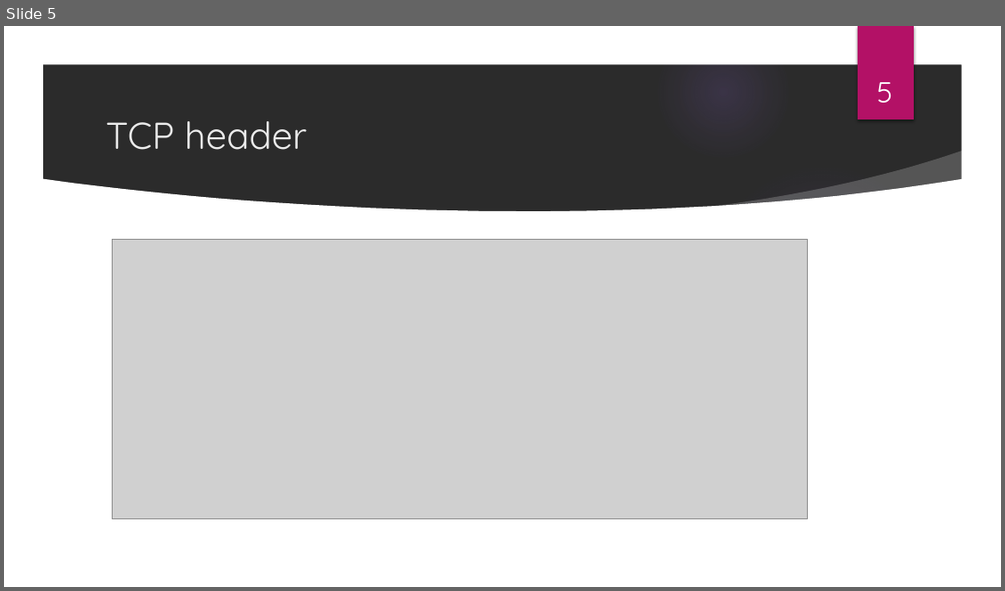
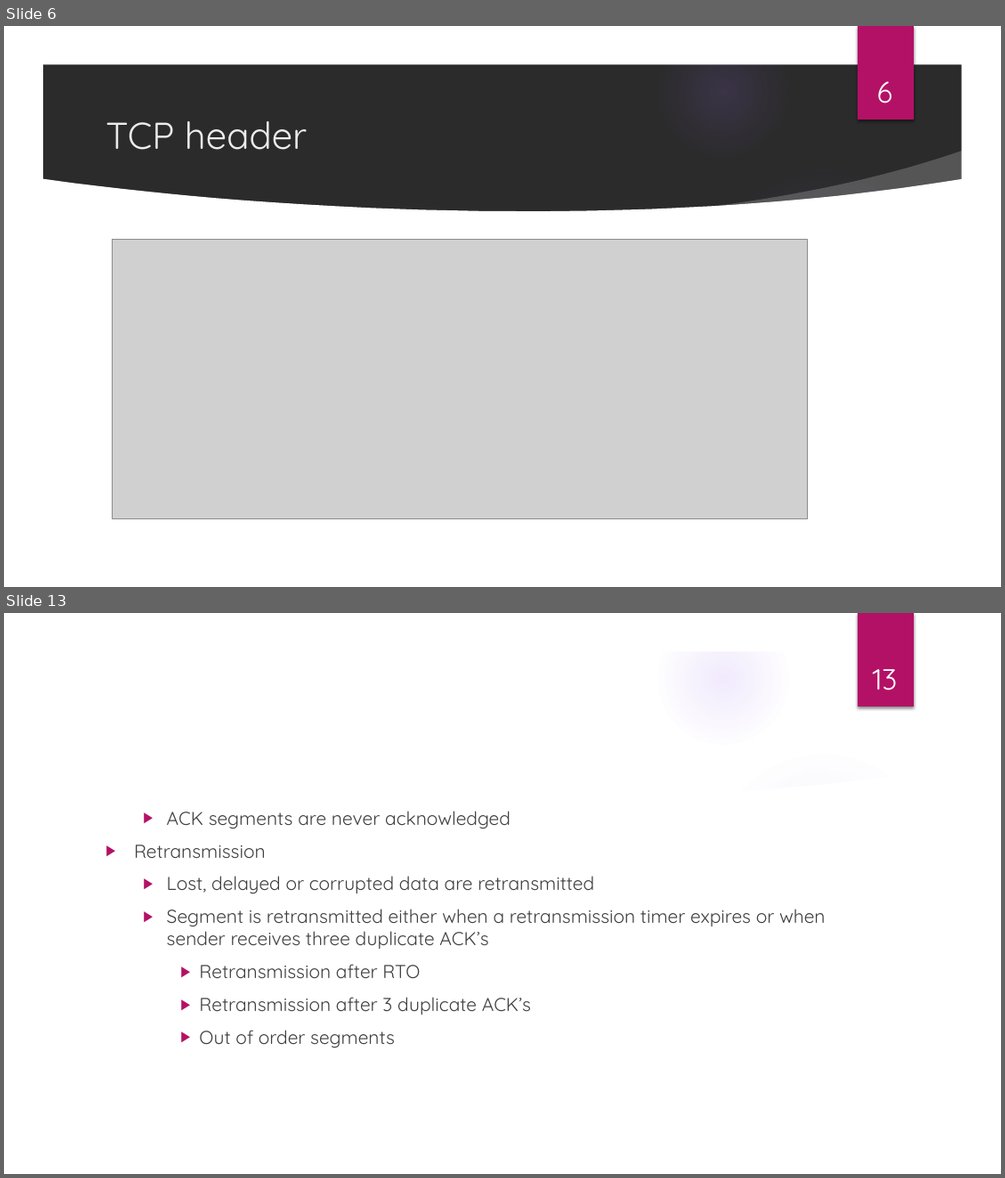
Before and after one commit to aruna02/tcp_presentation, a slide deck: Transmission Control Protocol.pptx. Shown one above the other, each under a label of ours: slide 5 before the commit, slides 6 and 13 after it; the slides between them are not shown. The pictures are 1005x591 and 1005x1178 pixels, drawn with LibreOffice and Linux fonts; fonts in the diff are those of the drawing; grey boxes stand for pictures; background and template pictures are left out; a plain dark background stands for a picture behind light text. Boxes give left, top, right and bottom in pixels: in the first picture for what was removed or moved away, otherwise in the second. Text is boxed around its words. In the diff, an @@ line names an element or a change of style, - is before the commit and + after.

```diff
--- a/Transmission Control Protocol.pptx
+++ b/Transmission Control Protocol.pptx
@@ slide 13 added at [4, 613, 1001, 1174], background picture (left out); not listed: 9 template elements that a slide beside it also shows @@
@@ page number added at [873, 669, 898, 690], 28 pt, text #FFFFFF @@
+13
@@ text added at [134, 811, 825, 1047], 18 pt, text #404040 @@
+  ▶ ACK segments are never acknowledged
+▶ Retransmission
+  ▶ Lost, delayed or corrupted data are retransmitted
+  ▶ Segment is retransmitted either when a retransmission timer expires or when sender receives three duplicate ACK’s
+    ▶ Retransmission after RTO
+    ▶ Retransmission after 3 duplicate ACK’s
+    ▶ Out of order segments
@@ what was slide 5 is now slide 6 @@
@@ page number at [877, 81, 893, 103]: text changed @@
-5
+6
```
Also in this commit, not shown: 4 slides changed, 6 other slides added, 1 slide removed.
